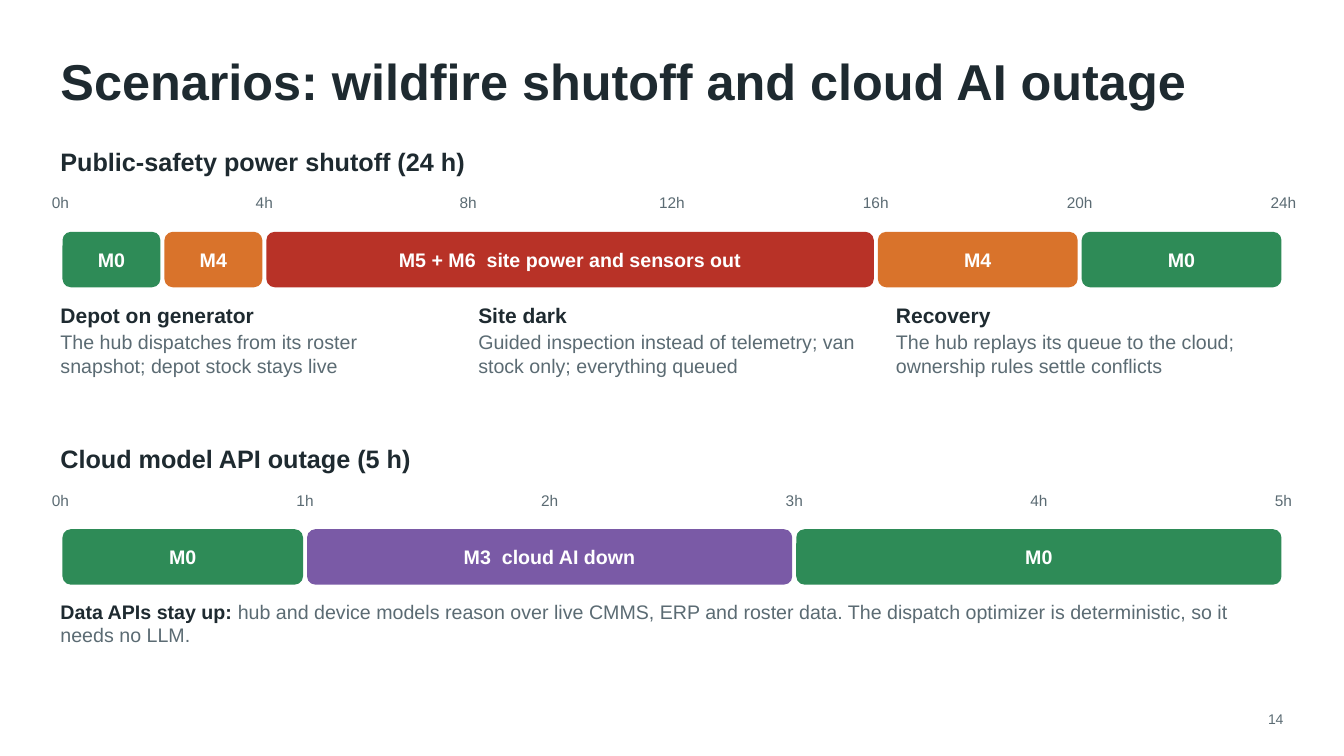
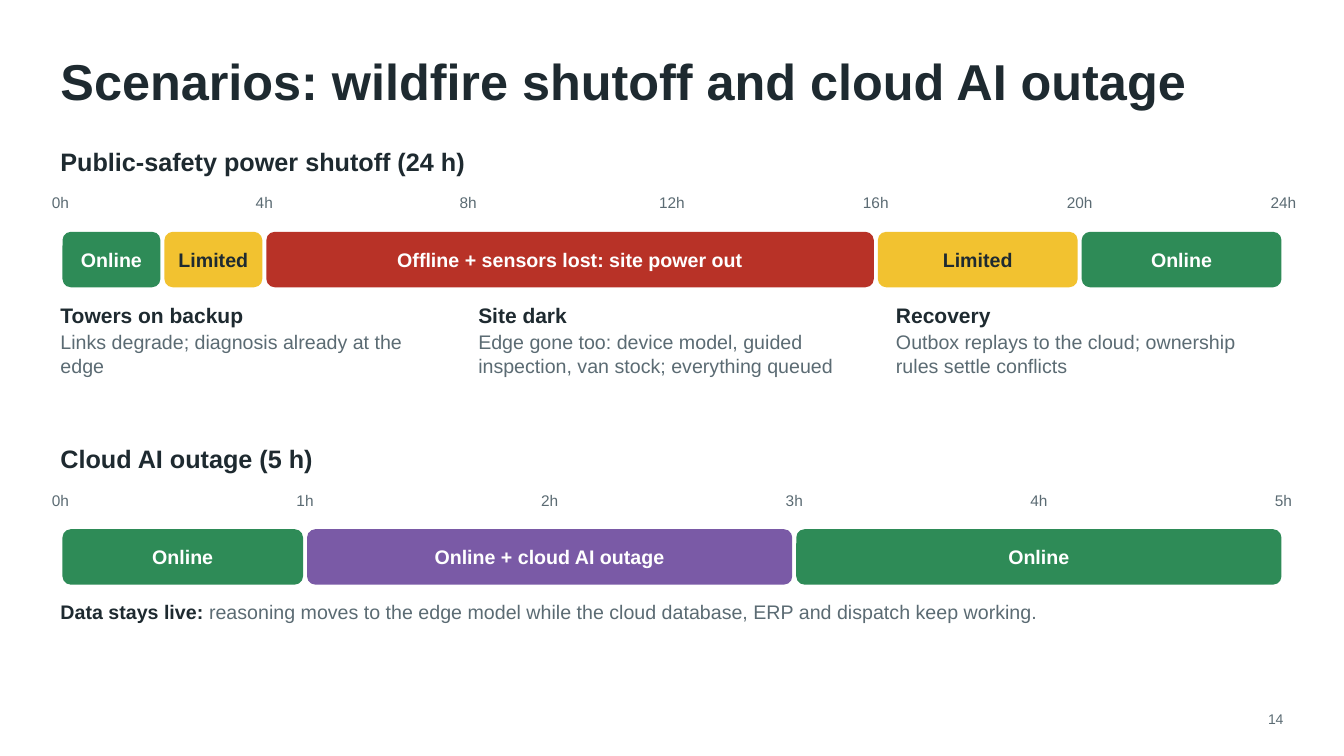
Before and after one commit to chandra50/hybrid-ai-service, a slide deck: slide 14 of docs/hybrid-ai-design.pptx. Drawn at 1344x756 pixels with LibreOffice and Linux fonts; fonts in the diff are those of the drawing. Boxes give left, top, right and bottom in pixels: in the first picture for what was removed or moved away, otherwise in the second. Text is boxed around its words. In the diff, an @@ line names an element or a change of style, - is before the commit and + after.

```diff
--- a/docs/hybrid-ai-design.pptx
+++ b/docs/hybrid-ai-design.pptx
@@ rounded rectangle "Limited" at <box>164,232,262,287</box>: fill #D9732B to #F2C230 @@
@@ rounded rectangle "Limited" at <box>878,232,1078,287</box>: fill #D9732B to #F2C230 @@
@@ text in rounded rectangle at <box>81,252,142,267</box>: text changed @@
-M0
+Online
@@ text in rounded rectangle at <box>178,252,248,267</box>: text changed; text colour #FFFFFF to #1E2A30 @@
-M4
+Limited
@@ text in rounded rectangle at <box>397,252,742,271</box>: text changed @@
-M5 + M6 site power and sensors out
+Offline + sensors lost: site power out
@@ text in rounded rectangle at <box>943,252,1013,267</box>: text changed; text colour #FFFFFF to #1E2A30 @@
-M4
+Limited
@@ text in rounded rectangle at <box>1151,252,1212,267</box>: text changed @@
-M0
+Online
@@ text at <box>60,307,402,377</box>: text changed @@
-Depot on generator
-The hub dispatches from its roster snapshot; depot stock stays live
+Towers on backup
+Links degrade; diagnosis already at the edge
@@ text at <box>478,335,833,377</box>: text changed @@
-Guided inspection instead of telemetry; van stock only; everything queued
+Edge gone too: device model, guided inspection, van stock; everything queued
@@ text at <box>896,335,1235,373</box>: text changed @@
-The hub replays its queue to the cloud; ownership rules settle conflicts
+Outbox replays to the cloud; ownership rules settle conflicts
@@ text at <box>60,449,313,474</box>: text changed @@
-Cloud model API outage (5 h)
+Cloud AI outage (5 h)
@@ text in rounded rectangle at <box>152,549,213,564</box>: text changed @@
-M0
+Online
@@ text in rounded rectangle at <box>435,550,664,568</box>: text changed @@
-M3 cloud AI down
+Online + cloud AI outage
@@ text in rounded rectangle at <box>1008,549,1069,564</box>: text changed @@
-M0
+Online
@@ text at <box>60,604,1037,623</box>: text changed @@
-Data APIs stay up: hub and device models reason over live CMMS, ERP and roster data. The dispatch optimizer is deterministic, so it needs no LLM.
+Data stays live: reasoning moves to the edge model while the cloud database, ERP and dispatch keep working.
```
Also in this commit, not shown: 17 other slides changed, 3 slides added, 3 slides removed, 21 other files.
